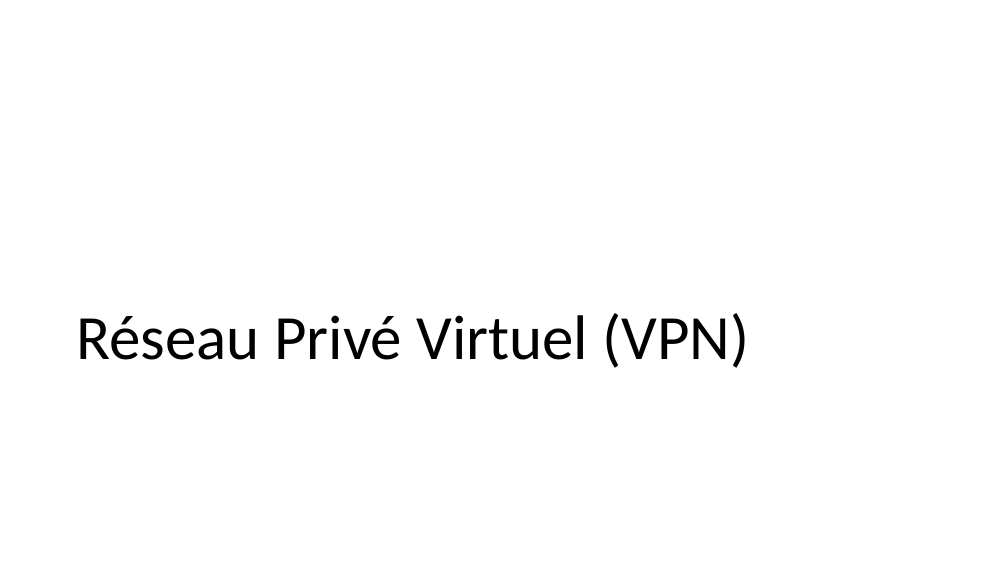
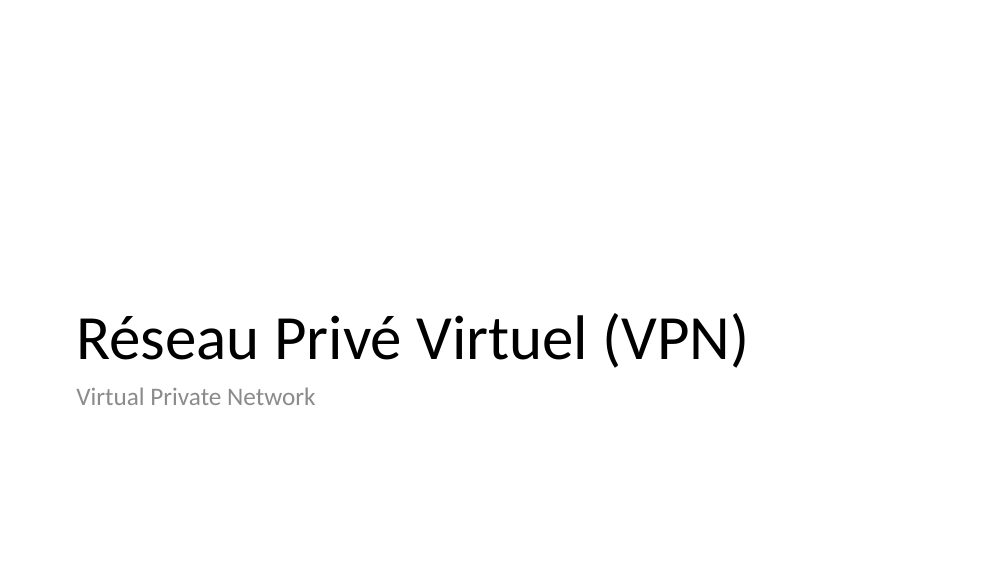
Before and after one commit to guillaume-rico/reseaux_informatiques, a slide deck: slide 31 of 01_CM/CM3 Réseaux Informatiques.pptx. Drawn at 1008x567 pixels with LibreOffice and Linux fonts; fonts in the diff are those of the drawing. Boxes give left, top, right and bottom in pixels: in the first picture for what was removed or moved away, otherwise in the second. Text is boxed around its words. In the diff, an @@ line names an element or a change of style, - is before the commit and + after.

```diff
--- a/01_CM/CM3 Réseaux Informatiques.pptx
+++ b/01_CM/CM3 Réseaux Informatiques.pptx
@@ text added at box(76, 387, 315, 405), 24 pt, text #8C8C8C @@
+Virtual Private Network
```
Also in this commit, not shown: 6 other slides changed, 3 other files.
